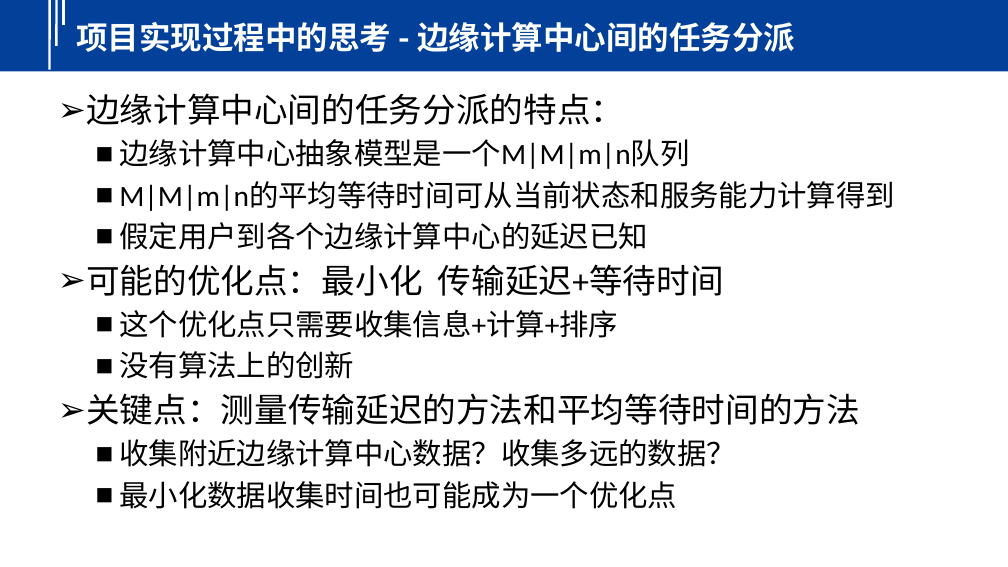
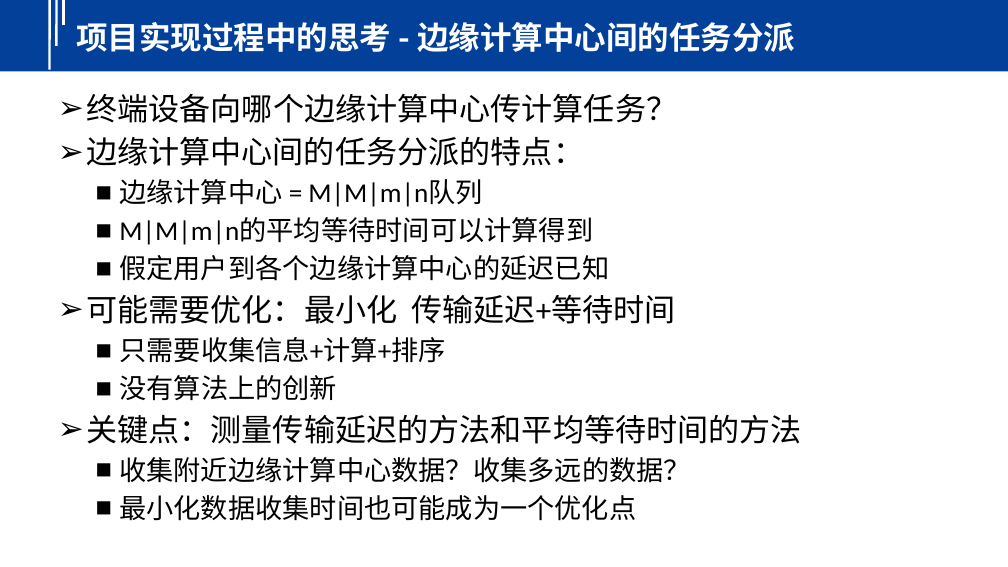
Before and after one commit to yindaheng98/DNet, a slide deck: slide 20 of 介绍.pptx (slide 13 before the commit). Drawn at 1008x567 pixels with LibreOffice and Linux fonts; fonts in the diff are those of the drawing; background and template pictures are left out. Boxes give left, top, right and bottom in pixels: in the first picture for what was removed or moved away, otherwise in the second. Text is boxed around its words. In the diff, an @@ line names an element or a change of style, - is before the commit and + after.

```diff
--- a/介绍.pptx
+++ b/介绍.pptx
@@ text at [86, 94, 677, 123]: paragraph added @@
+➢ 终端设备向哪个边缘计算中心传计算任务？
@@ text at [86, 137, 802, 521]: size 32 to 29.6 pt in "边缘计算中心间的任务分派的特点：", "关键点：测量传输延迟的方法和平均等待时间的方法"; size 28 to 25.9 pt in "假定用户到各个边缘计算中心的延迟已知", "没有算法上的创新", "收集附近边缘计算中心数据？收集多远的数据？", "最小化数据收集时间也可能成为一个优化点" @@
@@ text at [119, 179, 593, 245]: text changed; size 28 to 25.9 pt @@
-  ■ 边缘计算中心抽象模型是一个M|M|m|n队列
-  ■ M|M|m|n的平均等待时间可从当前状态和服务能力计算得到
+  ■ 边缘计算中心 = M|M|m|n队列
+  ■ M|M|m|n的平均等待时间可以计算得到
@@ text at [86, 295, 675, 363]: text changed; size 32 to 29.6 pt @@
-➢ 可能的优化点：最小化 传输延迟+等待时间
-  ■ 这个优化点只需要收集信息+计算+排序
+➢ 可能需要优化：最小化 传输延迟+等待时间
+  ■ 只需要收集信息+计算+排序
```
Also in this commit, not shown: 10 other slides changed, 7 slides added.
